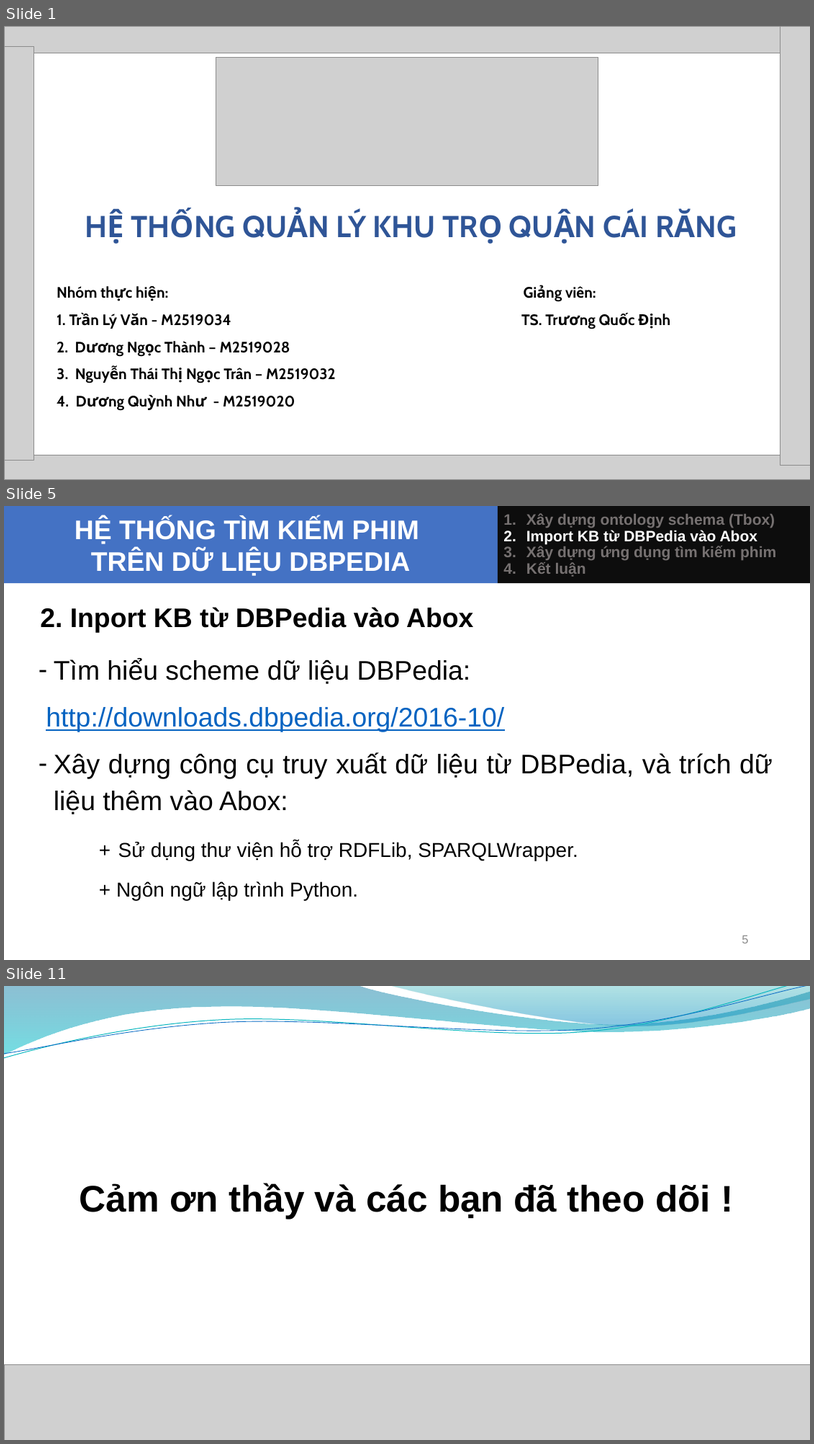
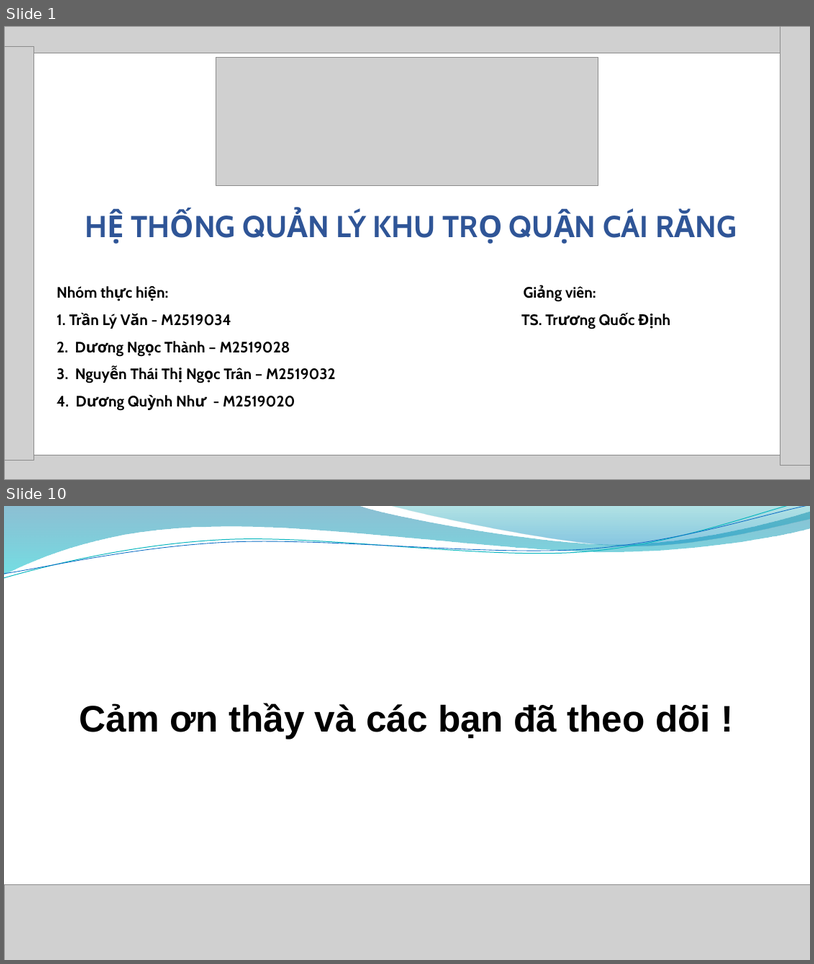
Before and after one commit to tranlyvan/khutro_cairang, a slide deck: Bao cao Nhom.pptx. Shown one above the other, each under a label of ours: slides 1, 5 and 11 before the commit, slides 1 and 10 after it; the slides between them are not shown. The pictures are 814x1444 and 814x964 pixels, drawn with LibreOffice and Linux fonts; fonts in the diff are those of the drawing; grey boxes stand for pictures; background and template pictures are left out. Boxes give left, top, right and bottom in pixels: in the first picture for what was removed or moved away, otherwise in the second. Text is boxed around its words. In the diff, an @@ line names an element or a change of style, - is before the commit and + after.

```diff
--- a/Bao cao Nhom.pptx
+++ b/Bao cao Nhom.pptx
@@ slide 5 removed at bbox=[4, 506, 810, 960], background #FFFFFF @@
@@ title removed at bbox=[4, 506, 498, 584] @@
-HỆ THỐNG TÌM KIẾM PHIM
-TRÊN DỮ LIỆU DBPEDIA
@@ rectangle removed at bbox=[498, 506, 810, 584] @@
-1. Xây dựng ontology schema (Tbox)
-2. Import KB từ DBPedia vào Abox
-3. Xây dựng ứng dụng tìm kiếm phim
-4. Kết luận
@@ text removed at bbox=[40, 607, 473, 633] @@
-  2. Inport KB từ DBPedia vào Abox
@@ text removed at bbox=[46, 659, 773, 900] @@
-– Tìm hiểu scheme dữ liệu DBPedia:
-http://downloads.dbpedia.org/2016-10/
-– Xây dựng công cụ truy xuất dữ liệu từ DBPedia, và trích dữ liệu thêm vào Abox:
-    + Sử dụng thư viện hỗ trợ RDFLib, SPARQLWrapper.
-    + Ngôn ngữ lập trình Python.
@@ page number removed at bbox=[742, 935, 748, 943] @@
-5
@@ what was slide 11 is now slide 10 @@
```
Also in this commit, not shown: 3 slides changed, 5 slides added, 5 other slides removed.
